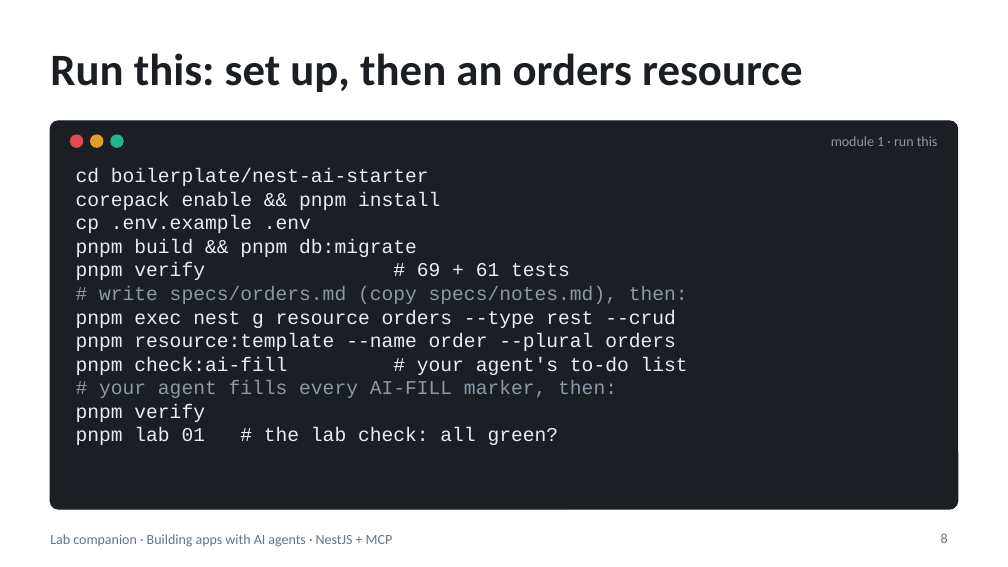
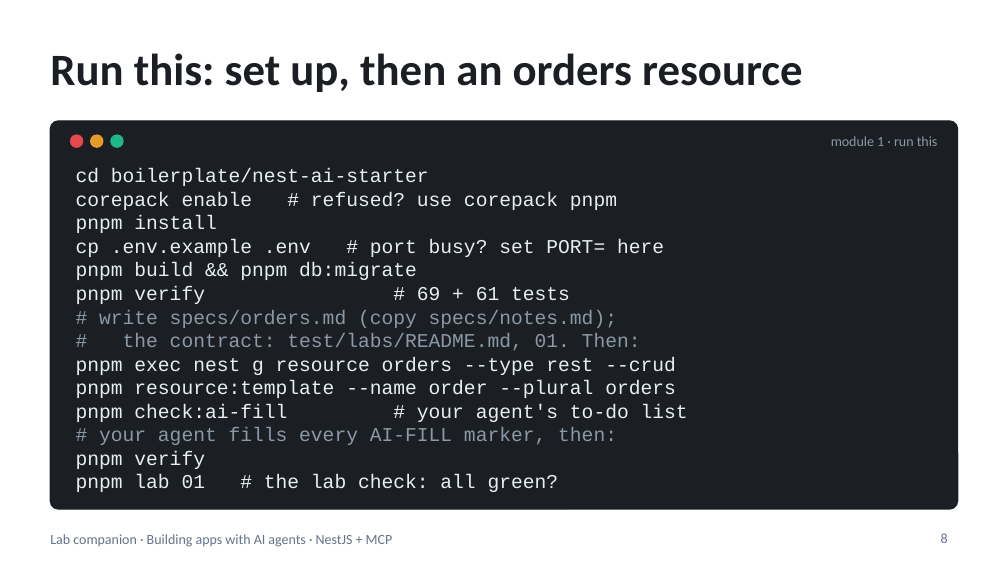
Before and after one commit to blazaga/ai-training-modules, a slide deck: slide 8 of docs/ai-agent-training/slides/lab-companion.pptx. Drawn at 1008x567 pixels with LibreOffice and Linux fonts; fonts in the diff are those of the drawing. Boxes give left, top, right and bottom in pixels: in the first picture for what was removed or moved away, otherwise in the second. Text is boxed around its words. In the diff, an @@ line names an element or a change of style, - is before the commit and + after.

```diff
--- a/docs/ai-agent-training/slides/lab-companion.pptx
+++ b/docs/ai-agent-training/slides/lab-companion.pptx
@@ text at [76, 192, 664, 257]: text changed @@
-corepack enable && pnpm install
-cp .env.example .env
+corepack enable # refused? use corepack pnpm
+pnpm install
+cp .env.example .env # port busy? set PORT= here
@@ text at [99, 310, 641, 351]: text changed @@
-# write specs/orders.md (copy specs/notes.md), then:
+# write specs/orders.md (copy specs/notes.md);
+# the contract: test/labs/README.md, 01. Then:
```
Also in this commit, not shown: 7 other slides changed, 14 other files.
